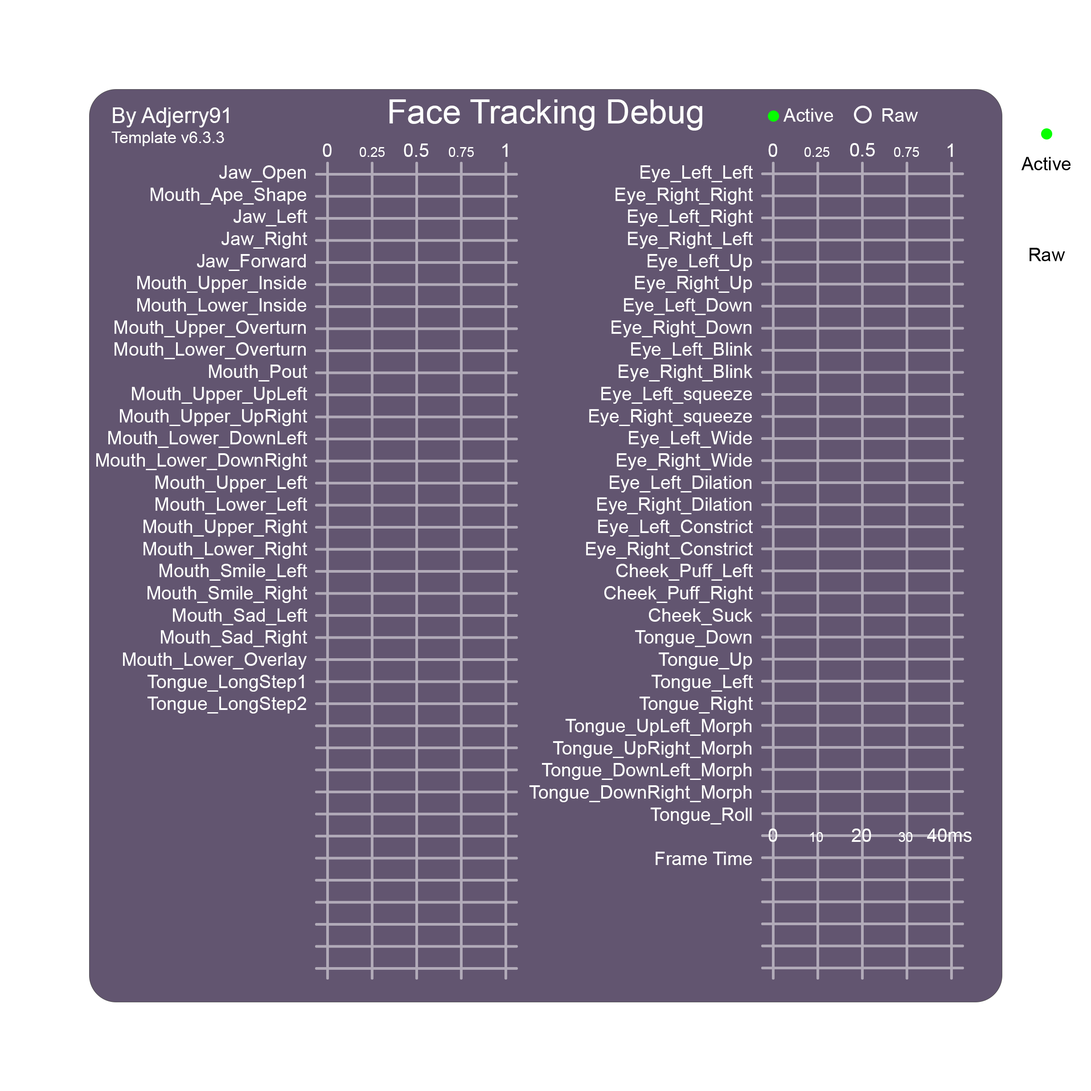
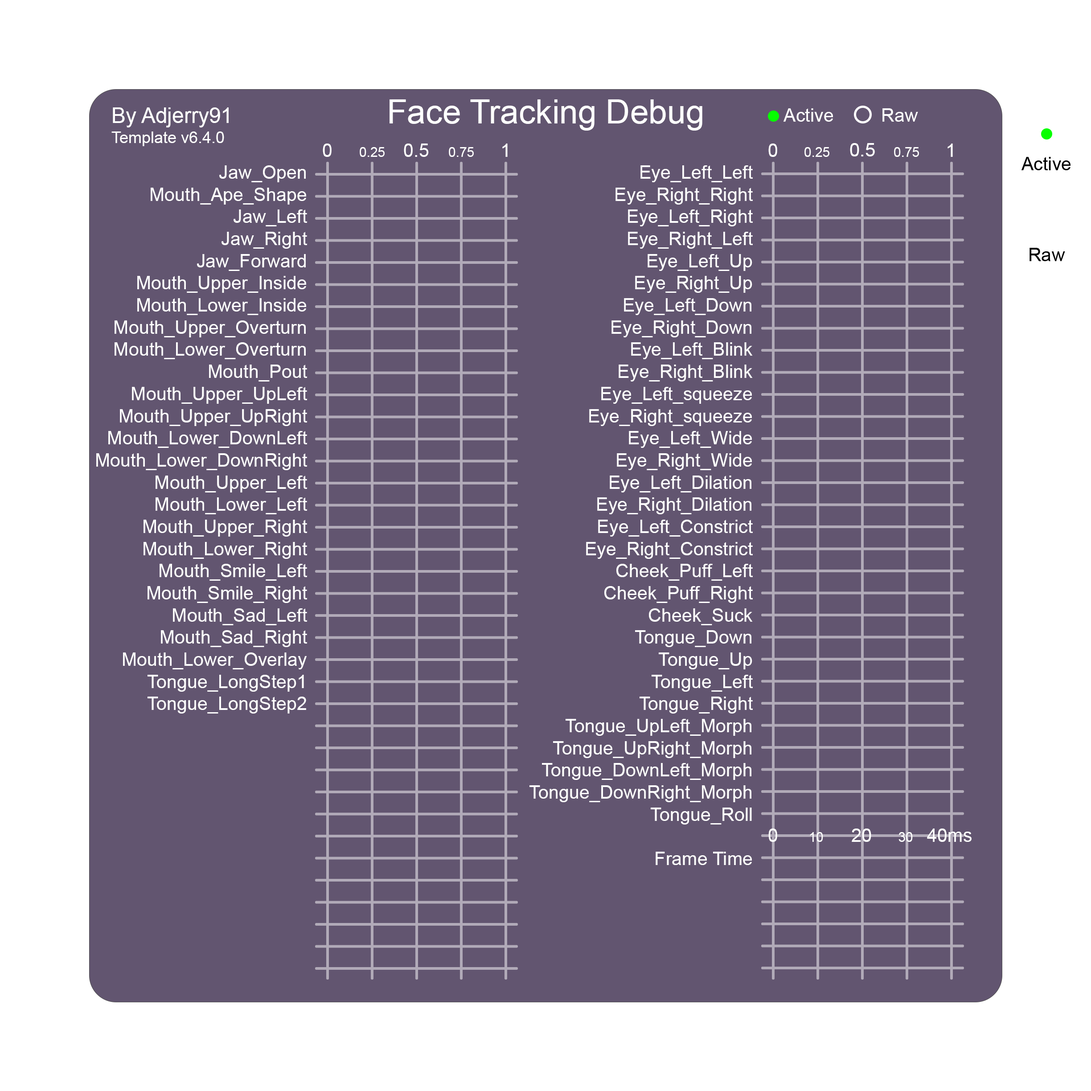
Layered file, before and after one edit (1091 × 1091). Changes by layer:
painted on "Template Version" over [202, 131, 225, 144]
